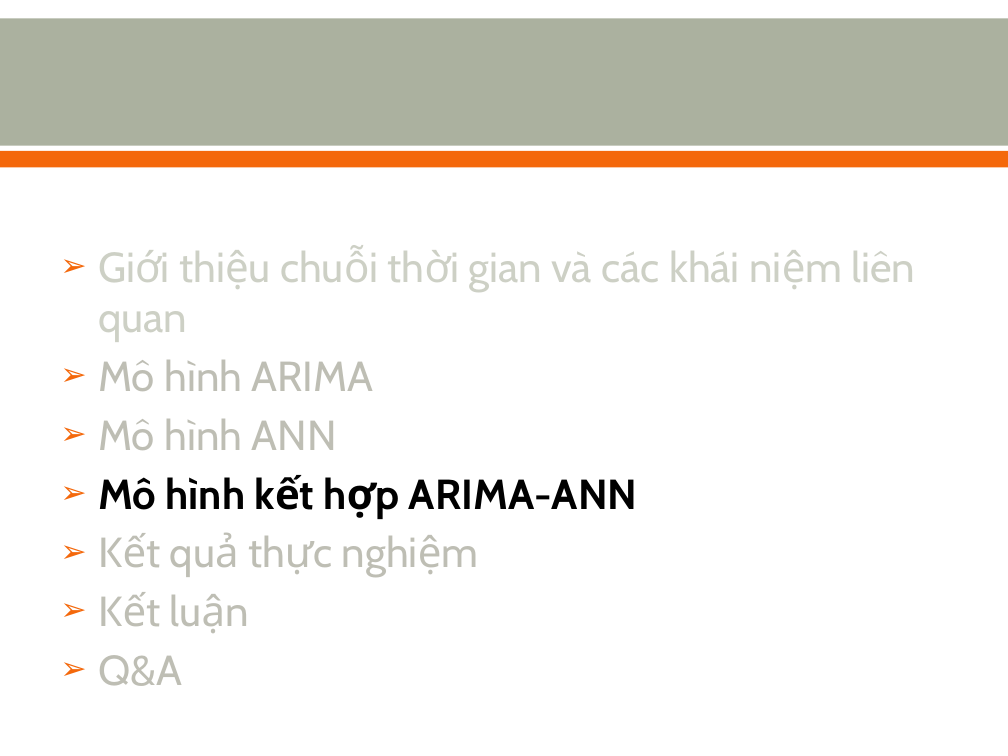
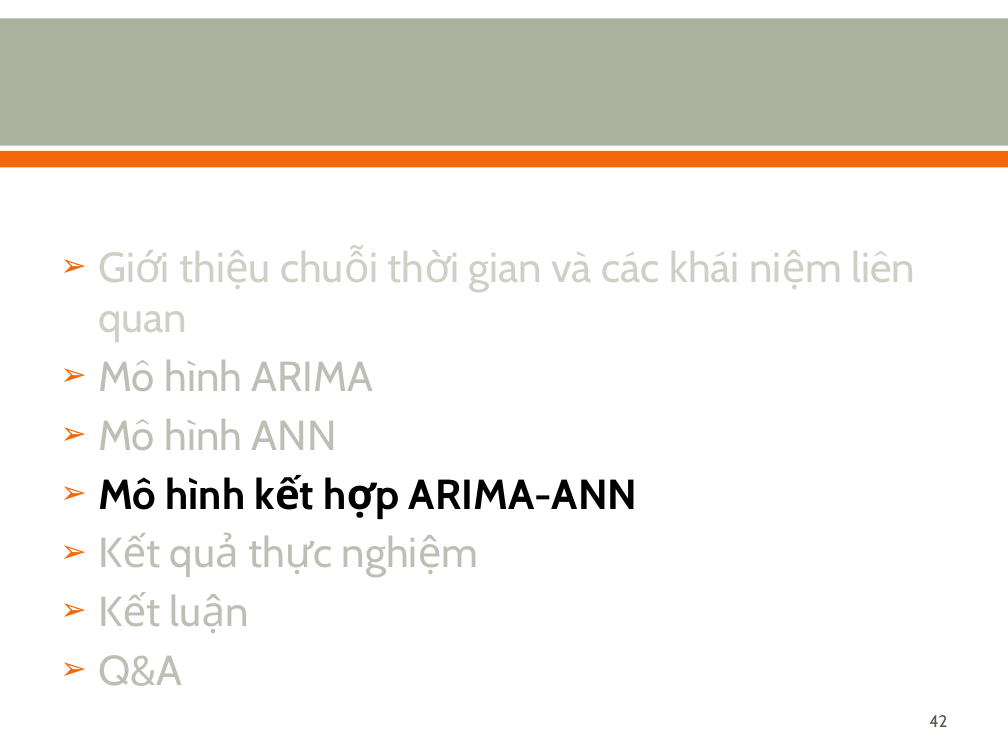
Before and after one commit to nvtthai/forecast-time-series, a slide deck: slide 42 of Report/Presentation.ppt. Drawn at 1008x756 pixels with LibreOffice and Linux fonts; fonts in the diff are those of the drawing. Boxes give left, top, right and bottom in pixels: in the first picture for what was removed or moved away, otherwise in the second. Text is boxed around its words. In the diff, an @@ line names an element or a change of style, - is before the commit and + after.

```diff
--- a/Report/Presentation.ppt
+++ b/Report/Presentation.ppt
@@ page number added at (x1=929, y1=715, x2=947, y2=727), 12 pt, text #55554A @@
+42
```
Also in this commit, not shown: 54 other slides changed.
